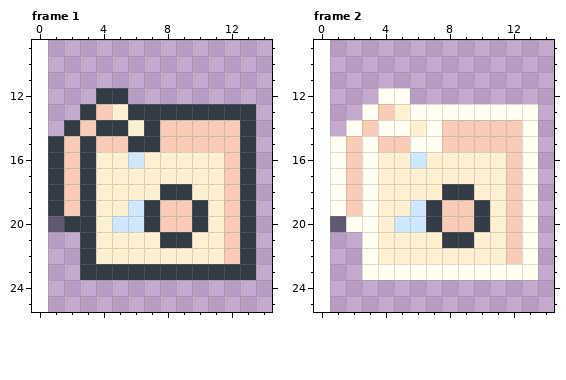
One commit to this pixel-art file: Assets/Sprite/Ase/Sink.aseprite. Above, as it was before the edit.
16x32 pixels, 2 frames. Shown: frame 1: x 0..14, y 9..25; frame 2: x 0..14, y 9..25. The old version is drawn lined up with the new one, on the new canvas.
The same view after the edit:
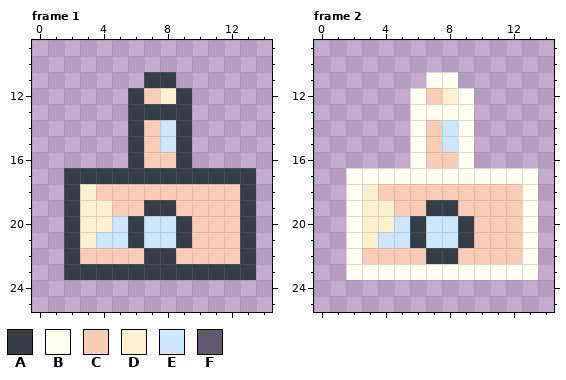
Palette (. is transparent): A #343d46  B #fffef1  C #facbb5  D #fff0cf  E #cde7ff  F #615872
Edits made:
canvas 16x32 -> 16x36, the old top-left corner now at 1,4 (the part of the old canvas that was cut away was empty and is not shown)
Changed rows in their new state; - is an unchanged pixel.
Frame 1:
first column x 1:
11 ------AA-----
12 ---..ACDA----
13 --...----....
14 -....ACEA....
15 .....-CEA....
16 .....ACCA....
17 .A-AAAAAAAAA-
18 .ADCCCCCCCC--
19 .AD-CC-A-CC--
20 .-D--AEEACC--
21 -ADEEAEE-CC--
22 -ACCCCAACCC--
23 -A-----------
Frame 2:
first column x 1:
11 ------BB-----
12 ---..BCDB----
13 --...----....
14 -....BCEB....
15 .....-CEB....
16 .....BCCB....
17 .B-BBBBBBBBB-
18 .BDCCCCCCCC--
19 .BD-CC-A-CC--
20 .-D--AEEACC--
21 -BDEEAEE-CC--
22 -BCCCCAACCC--
23 -B-----------
